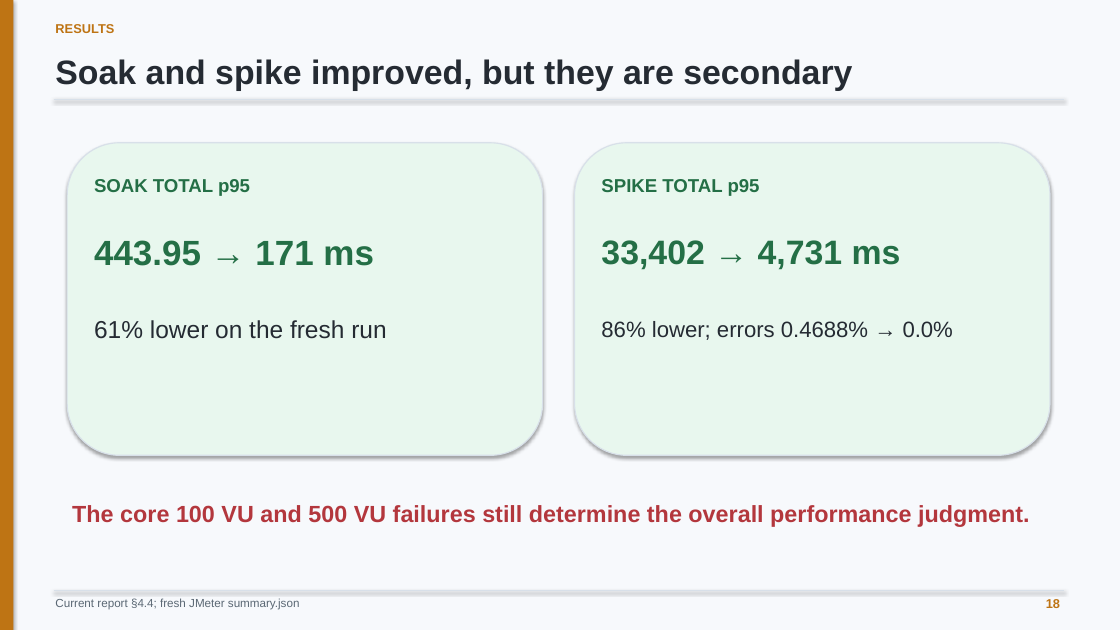
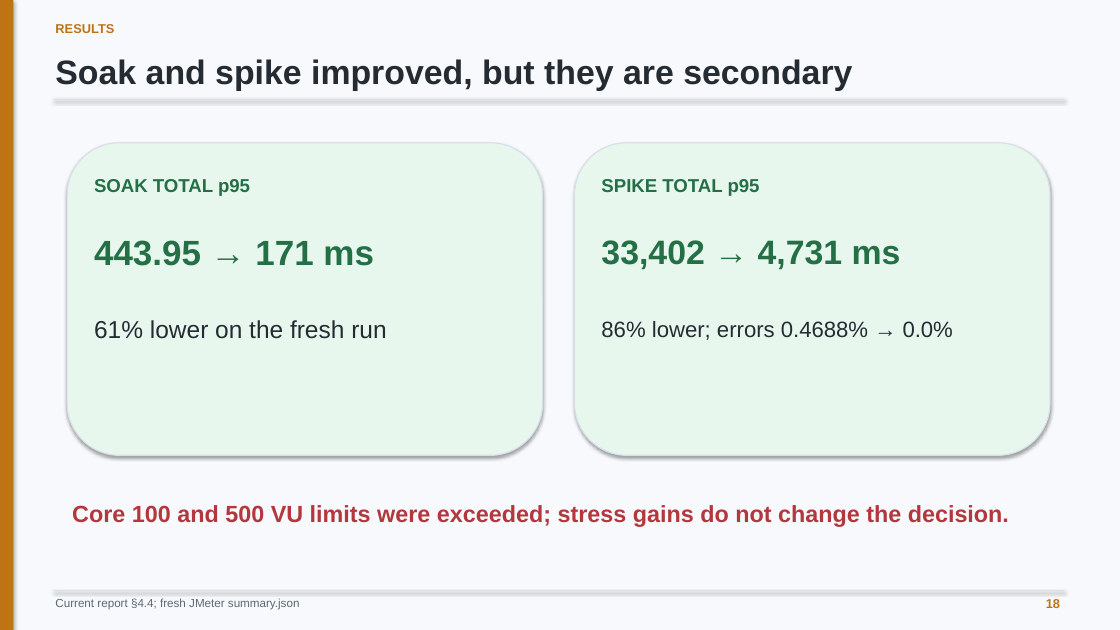
Before and after one commit to minatozaki98/financial-accounting, a slide deck: slide 18 of Document/outputs/final-defense/G6519692_Zaw_Ye_Htut_Ko_Final_Thesis_Defense.pptx. Drawn at 1120x630 pixels with LibreOffice and Linux fonts; fonts in the diff are those of the drawing. Boxes give left, top, right and bottom in pixels: in the first picture for what was removed or moved away, otherwise in the second. Text is boxed around its words. In the diff, an @@ line names an element or a change of style, - is before the commit and + after.

Commit message:
docs: phrase core performance as unmet target in defense

```diff
--- a/Document/outputs/final-defense/G6519692_Zaw_Ye_Htut_Ko_Final_Thesis_Defense.pptx
+++ b/Document/outputs/final-defense/G6519692_Zaw_Ye_Htut_Ko_Final_Thesis_Defense.pptx
@@ text at (72, 505, 1009, 527): text changed @@
-The core 100 VU and 500 VU failures still determine the overall performance judgment.
+Core 100 and 500 VU limits were exceeded; stress gains do not change the decision.
```
Also in this commit, not shown: 5 other slides changed, 2 other files.
